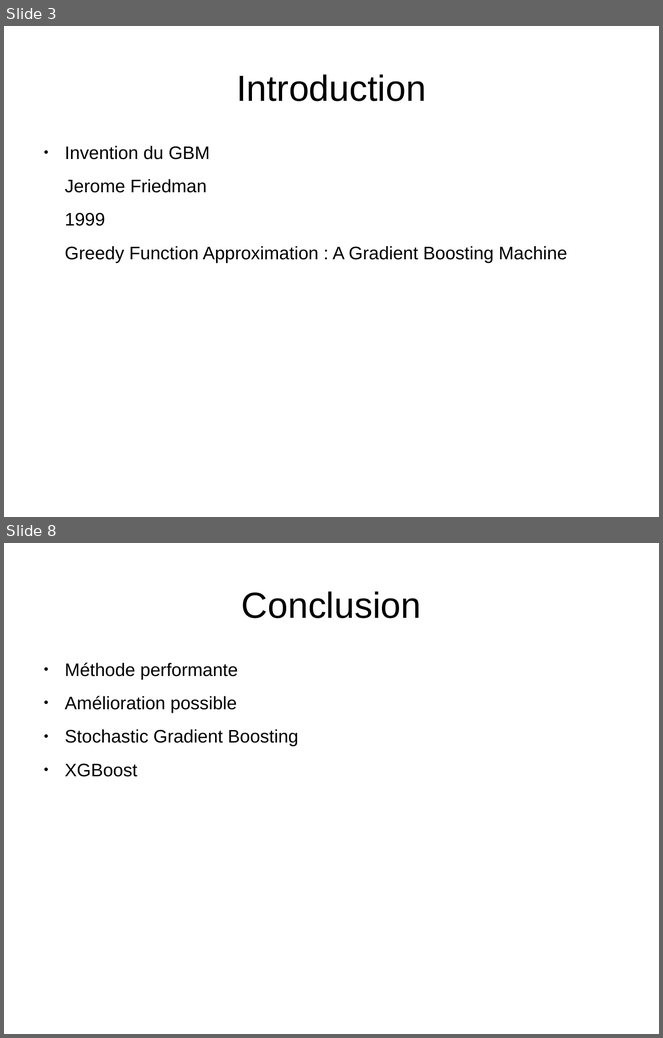
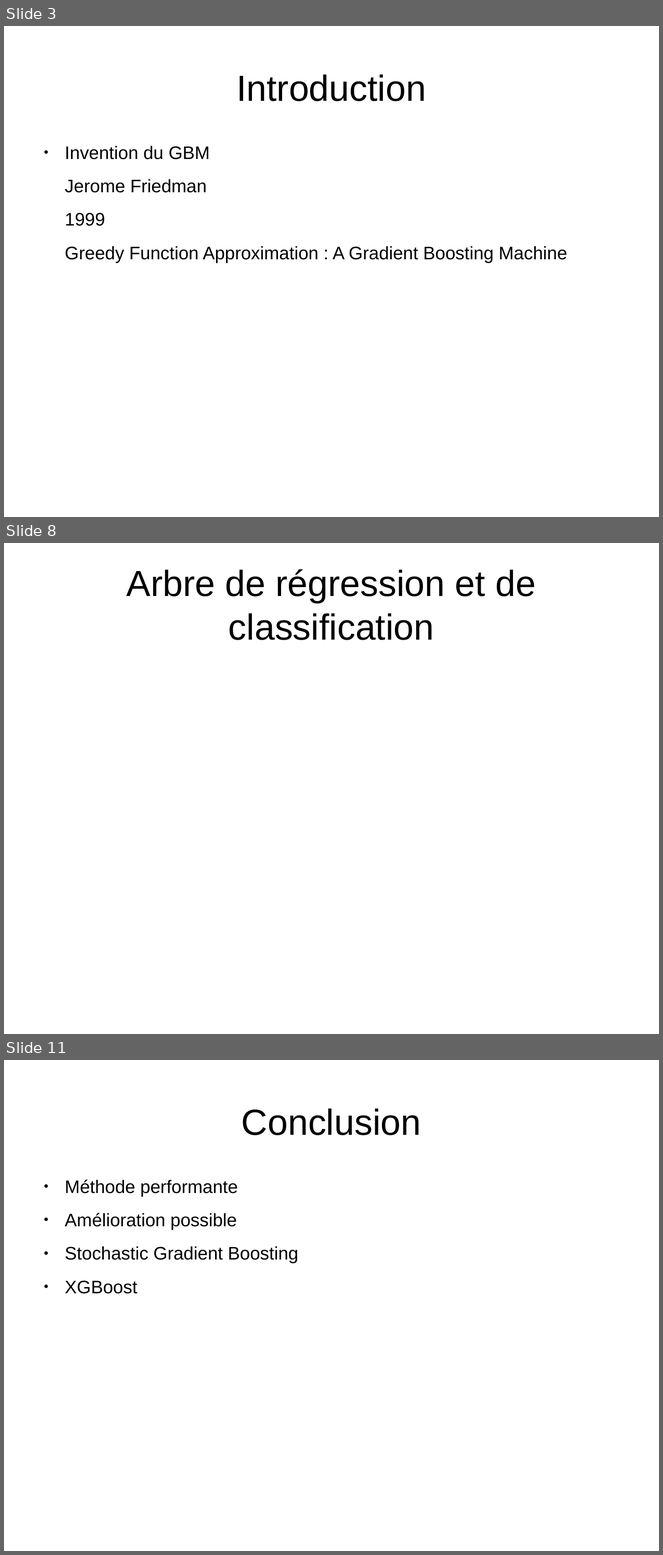
Before and after one commit to kad15/GBM, a slide deck: GBM_andreas.odp. Shown one above the other, each under a label of ours: slides 3 and 8 before the commit, slides 3, 8 and 11 after it; the slides between them are not shown. The pictures are 663x1038 and 663x1555 pixels, drawn with LibreOffice and Linux fonts; fonts in the diff are those of the drawing; background and template pictures are left out. Boxes give left, top, right and bottom in pixels: in the first picture for what was removed or moved away, otherwise in the second. Text is boxed around its words. In the diff, an @@ line names an element or a change of style, - is before the commit and + after.

```diff
--- a/GBM_andreas.odp
+++ b/GBM_andreas.odp
@@ slide 8 added at box(4, 543, 659, 1034), background #FFFFFF @@
@@ title added at box(127, 569, 536, 640), 44 pt, text #000000 @@
+Arbre de régression et de classification
@@ what was slide 8 is now slide 11 @@
```
Also in this commit, not shown: 2 slides changed, 5 other slides added, 3 slides removed.
